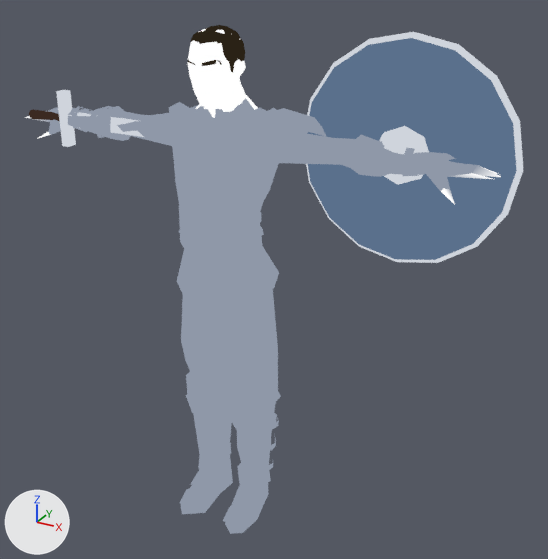
Two versions of the glTF model data/chess/units/bulwark.glb, one commit apart.
One viewpoint serves both versions: a 50 mm camera at (1.33, -2.05, 2.04) aimed at (0.15, 0.11, 0.96). The lights are fixed; the arrows at lower left show +X, +Y and +Z. The picture after the commit comes second. Vertices at exactly the same position are counted once.

Objects in the first picture: 'bulwark.001'.
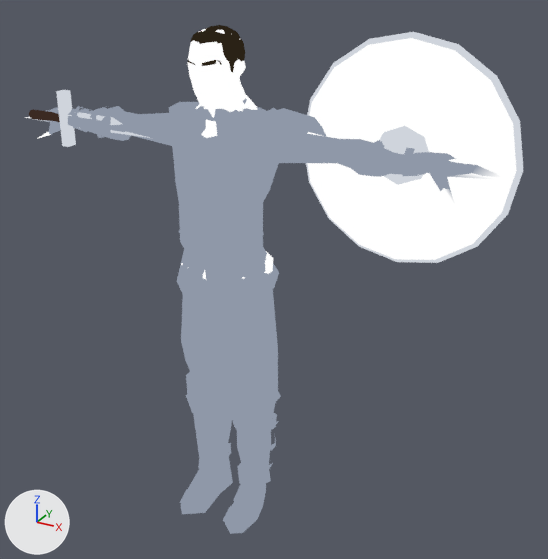
Boxes (x1, y1, x2, y2) around the edits, measured in the pictures (548 x 559 px):
part 1 of me_mesh_0, added (mostly hidden): after (201, 120, 217, 138)
part 2 of me_mesh_0, added (mostly hidden): after (181, 251, 273, 279)
part 3 of me_mesh_0, reshaped: before (180, 300, 279, 527); after (181, 410, 254, 527)
part 4 of me_mesh_0, reshaped: before (25, 99, 443, 254); after (25, 99, 443, 191)
part 5 of me_mesh_0, recoloured (blue to white): (29, 35, 520, 263) in both

The edits, one by one:
me_mesh_0 is used by ob_bulwark_001; location (0.0, 0.0, 0.0).
me_mesh_0 had 1537 vertices, 2491 faces and spanned x -0.9..0.94, y -0.17..0.2, z 0.0..1.81.
me_mesh_0 now has 1529 vertices, 2486 faces and spans x -0.9..0.94, y -0.17..0.2, z 0.0..1.81.
me_mesh_0 part 1: a new loose piece of 32 vertices spanning x -0.14..0.14, y -0.07..0.18, z 1.45..1.53, in mat_material_0.
me_mesh_0 part 2: a new loose piece of 32 vertices spanning x -0.18..0.18, y -0.11..0.18, z 0.99..1.05, in mat_material_0.
me_mesh_0 part 3: 1 vertex moved from x -0.13, y 0.06, z 0.21 to x -0.15, y 0.06, z 0.12; 47 vertices removed from x -0.17..0.17, y -0.16..0.16, z 0.0..0.63; 13 vertices added at x -0.12..0.12, y -0.13..0.14, z 0.03..0.55.
me_mesh_0 part 4: 47 vertices removed from x -0.89..0.69, y -0.13..0.14, z 0.96..1.56; 12 vertices added at x -0.89..0.69, y -0.04..0.13, z 1.19..1.57.
me_mesh_0 part 5: 354 kept faces spanning x -0.85..0.94, y -0.01..0.17, z 1.1..1.81 get new vertex colours.
Other edits to the shape of me_mesh_0 do not show in these pictures.
